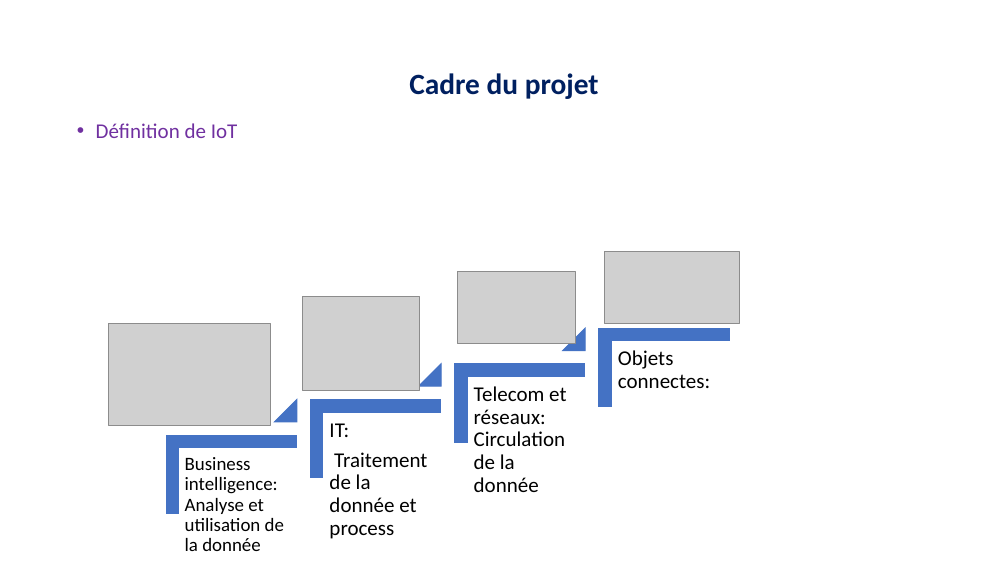
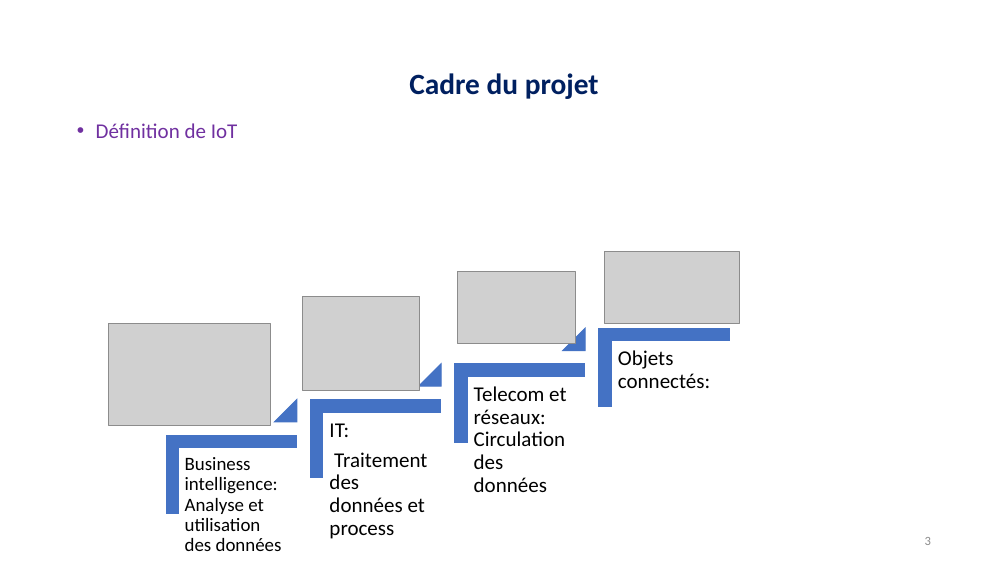
Before and after one commit to HabibAroua/Conception-la-mise-en-place-et-test-d-une-application-d-Internet-of-Mobile-Things, a slide deck: slide 3 of ppe-presentation.pptx. Drawn at 1008x567 pixels with LibreOffice and Linux fonts; fonts in the diff are those of the drawing; grey boxes stand for pictures. Boxes give left, top, right and bottom in pixels: in the first picture for what was removed or moved away, otherwise in the second. Text is boxed around its words. In the diff, an @@ line names an element or a change of style, - is before the commit and + after.

```diff
--- a/ppe-presentation.pptx
+++ b/ppe-presentation.pptx
@@ text at (x1=618, y1=350, x2=710, y2=388): text changed @@
-Objets connectes:
+Objets connectés:
@@ text at (x1=474, y1=386, x2=566, y2=492): text changed @@
-Telecom et réseaux: Circulation de la donnée
+Telecom et réseaux: Circulation des données
@@ text at (x1=185, y1=457, x2=282, y2=551): text changed @@
-Business intelligence: Analyse et utilisation de la donnée
+Business intelligence: Analyse et utilisation des données
@@ text at (x1=329, y1=452, x2=427, y2=539): text changed @@
-Traitement de la donnée et process
+Traitement des données et process
@@ page number added at (x1=925, y1=537, x2=931, y2=545), 12 pt, text #8C8C8C @@
+3
```
Also in this commit, not shown: 34 other slides changed, 1 slide added, 1 slide removed.
